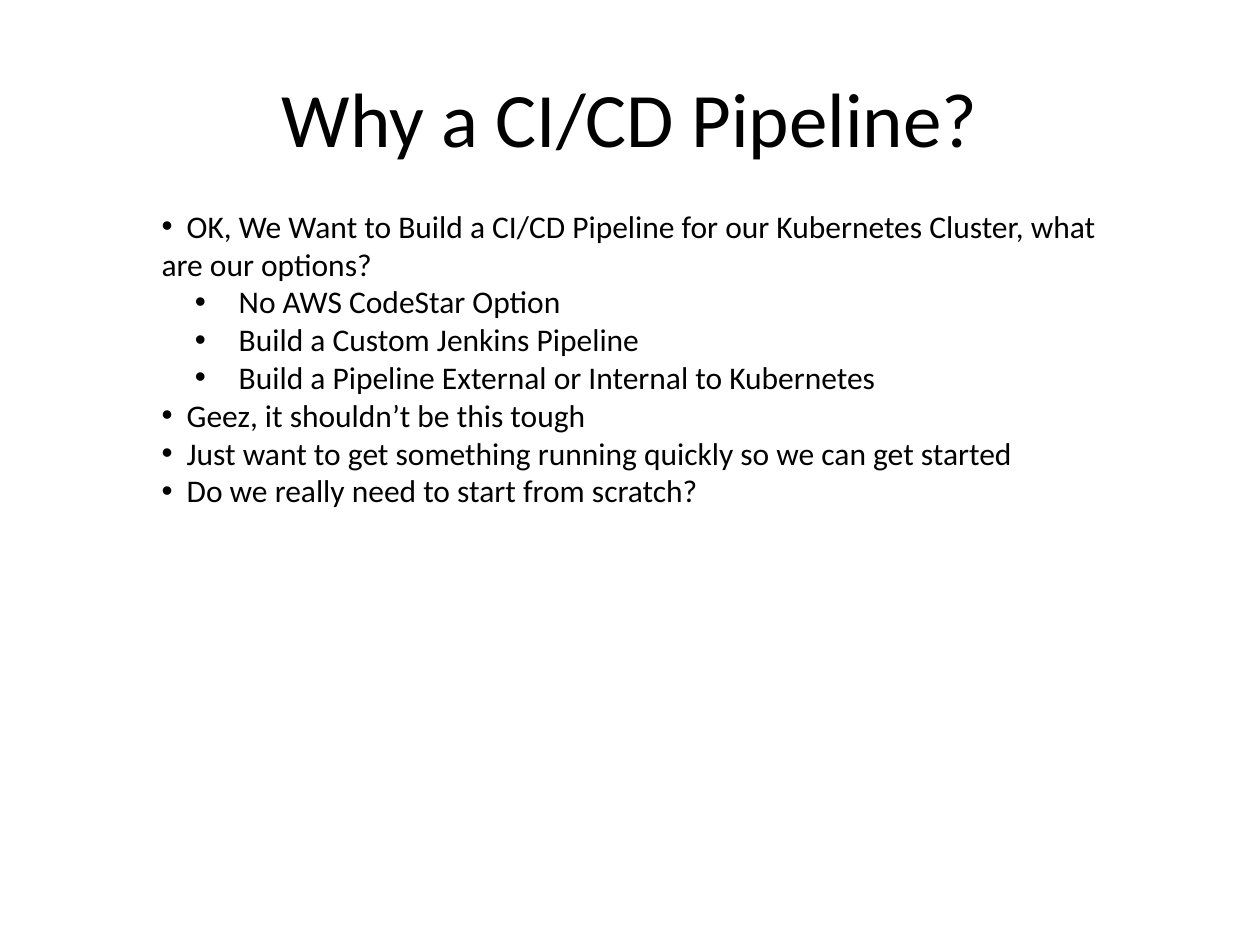
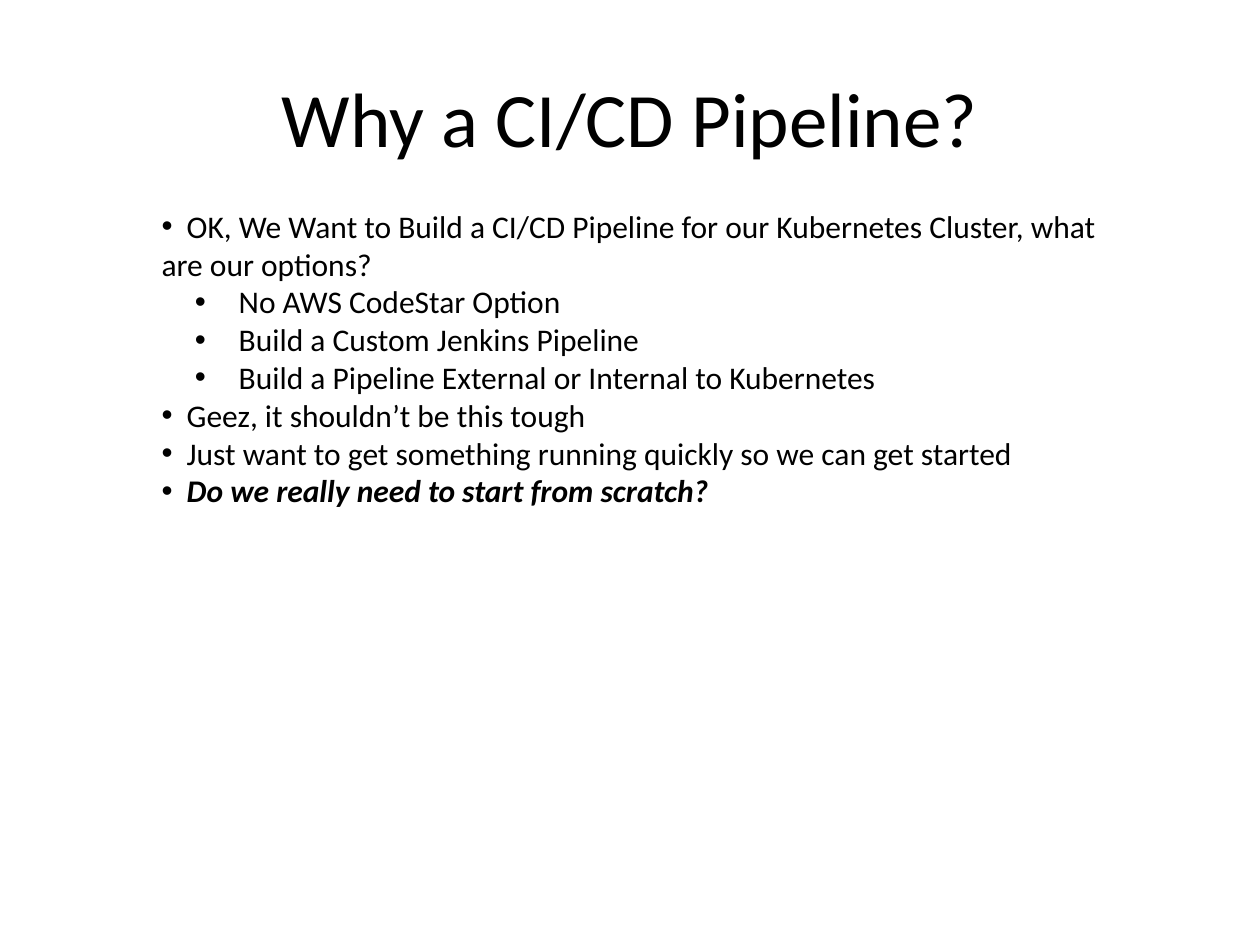
Before and after one commit to kskalvar/aws-eks-pipeline-quickstart, a slide deck: slide 5 of slides/AWS-Public-Summit-EKS-Pipeline-QuickStart.pptx. Drawn at 1260x945 pixels with LibreOffice and Linux fonts; fonts in the diff are those of the drawing; background and template pictures are left out. Boxes give left, top, right and bottom in pixels: in the first picture for what was removed or moved away, otherwise in the second. Text is boxed around its words. In the diff, an @@ line names an element or a change of style, - is before the commit and + after.

```diff
--- a/slides/AWS-Public-Summit-EKS-Pipeline-QuickStart.pptx
+++ b/slides/AWS-Public-Summit-EKS-Pipeline-QuickStart.pptx
@@ text at [187,480,709,507]: bold on, italic on in "Do we really need to start from ..." @@
```
Also in this commit, not shown: 6 other slides changed.
